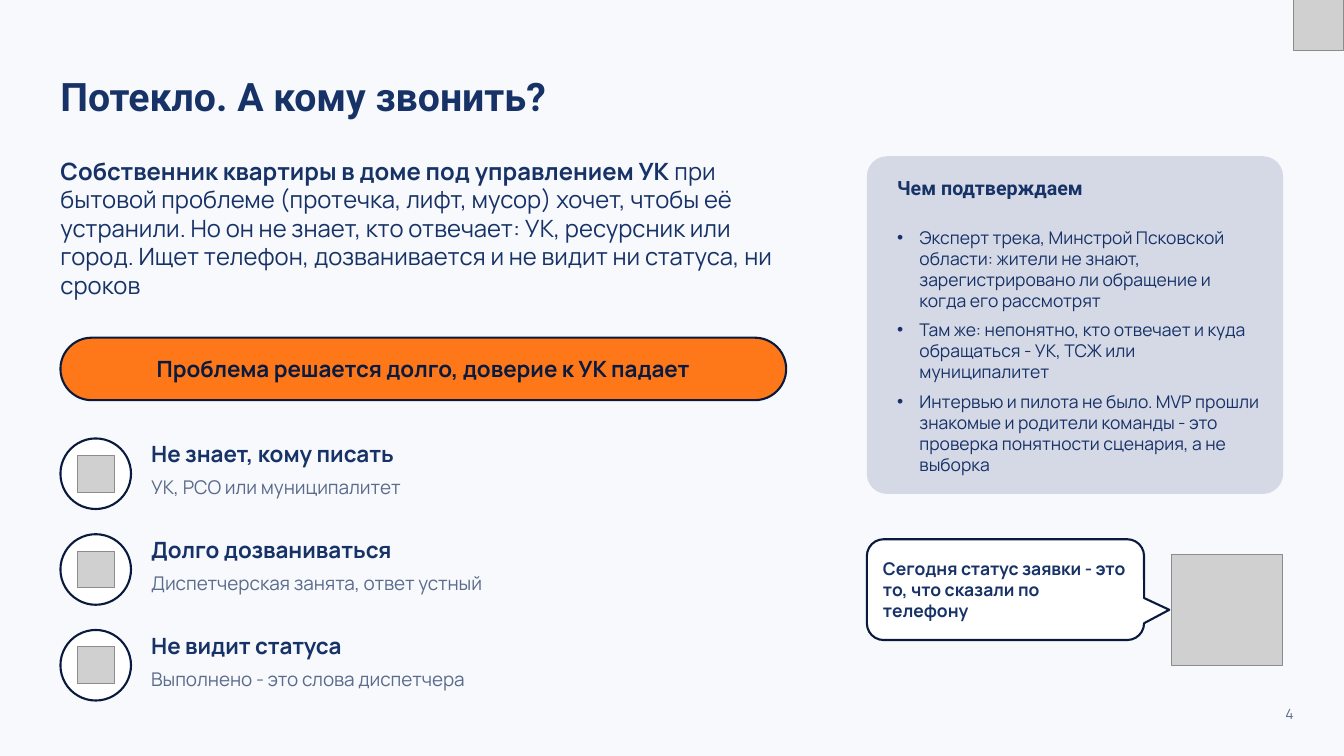
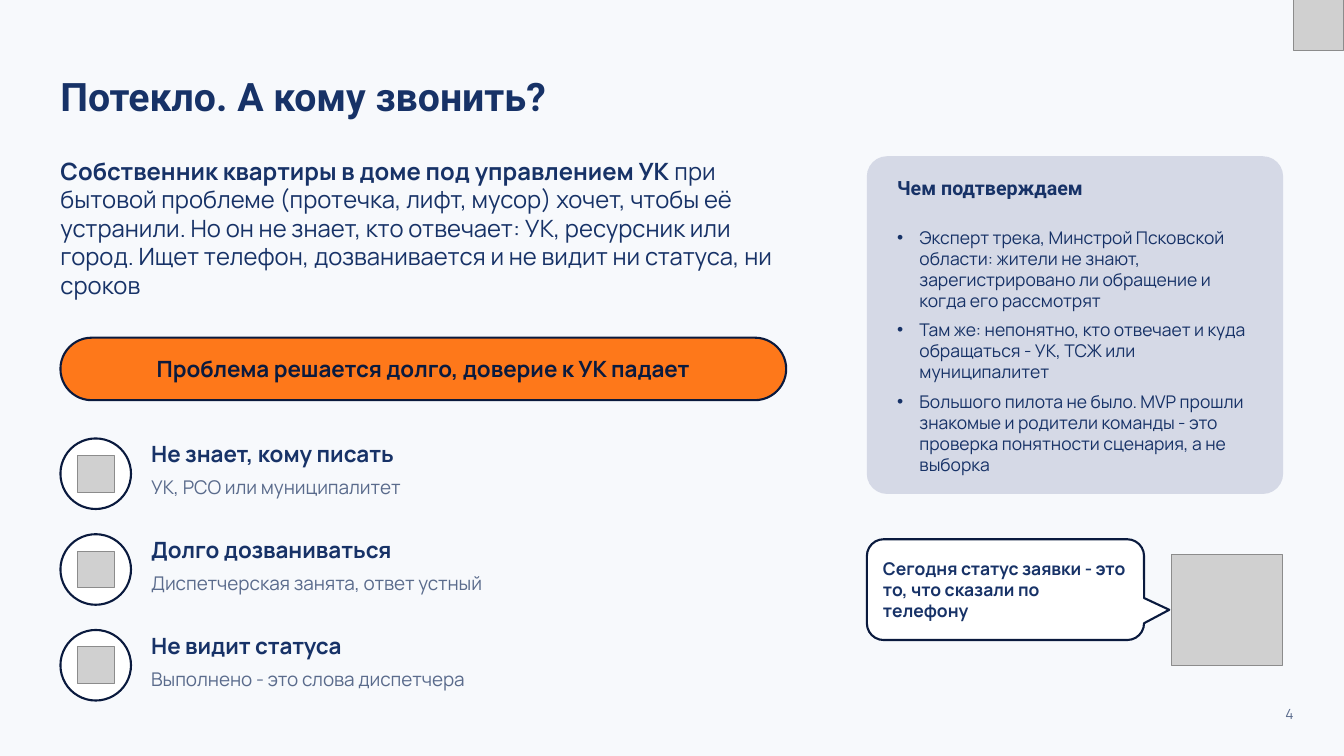
Before and after one commit to K1rL3s/vkmax-mobilization, a slide deck: slide 4 of docs/preza/zheka.pptx. Drawn at 1344x756 pixels with LibreOffice and Linux fonts; fonts in the diff are those of the drawing; grey boxes stand for pictures. Boxes give left, top, right and bottom in pixels: in the first picture for what was removed or moved away, otherwise in the second. Text is boxed around its words. In the diff, an @@ line names an element or a change of style, - is before the commit and + after.

```diff
--- a/docs/preza/zheka.pptx
+++ b/docs/preza/zheka.pptx
@@ text at box(919, 395, 1244, 475): text changed @@
-• Интервью и пилота не было. MVP прошли знакомые и родители команды - это проверка понятности сценария, а не выборка
+• Большого пилота не было. MVP прошли знакомые и родители команды - это проверка понятности сценария, а не выборка
```
Also in this commit, not shown: 4 other slides changed, 3 other files.
